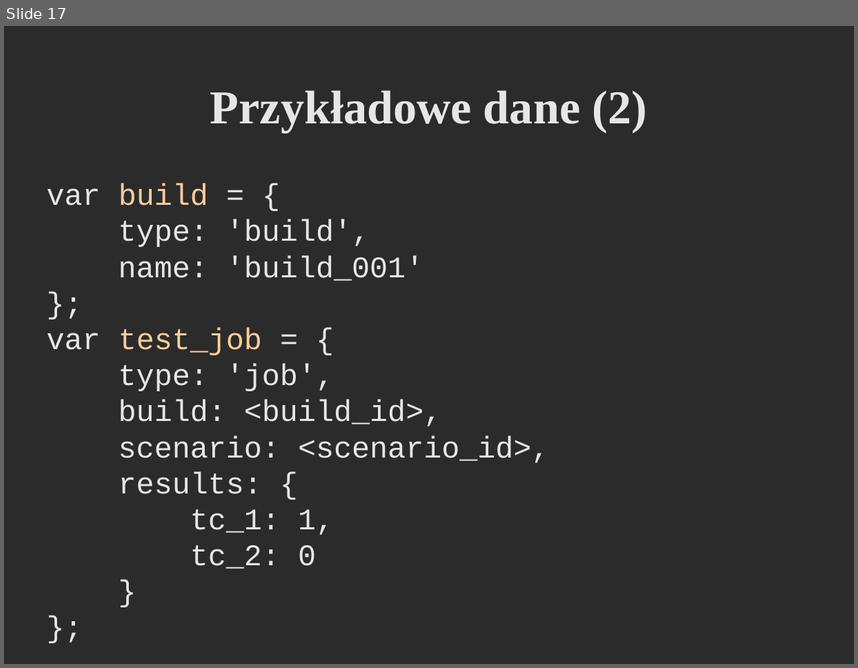
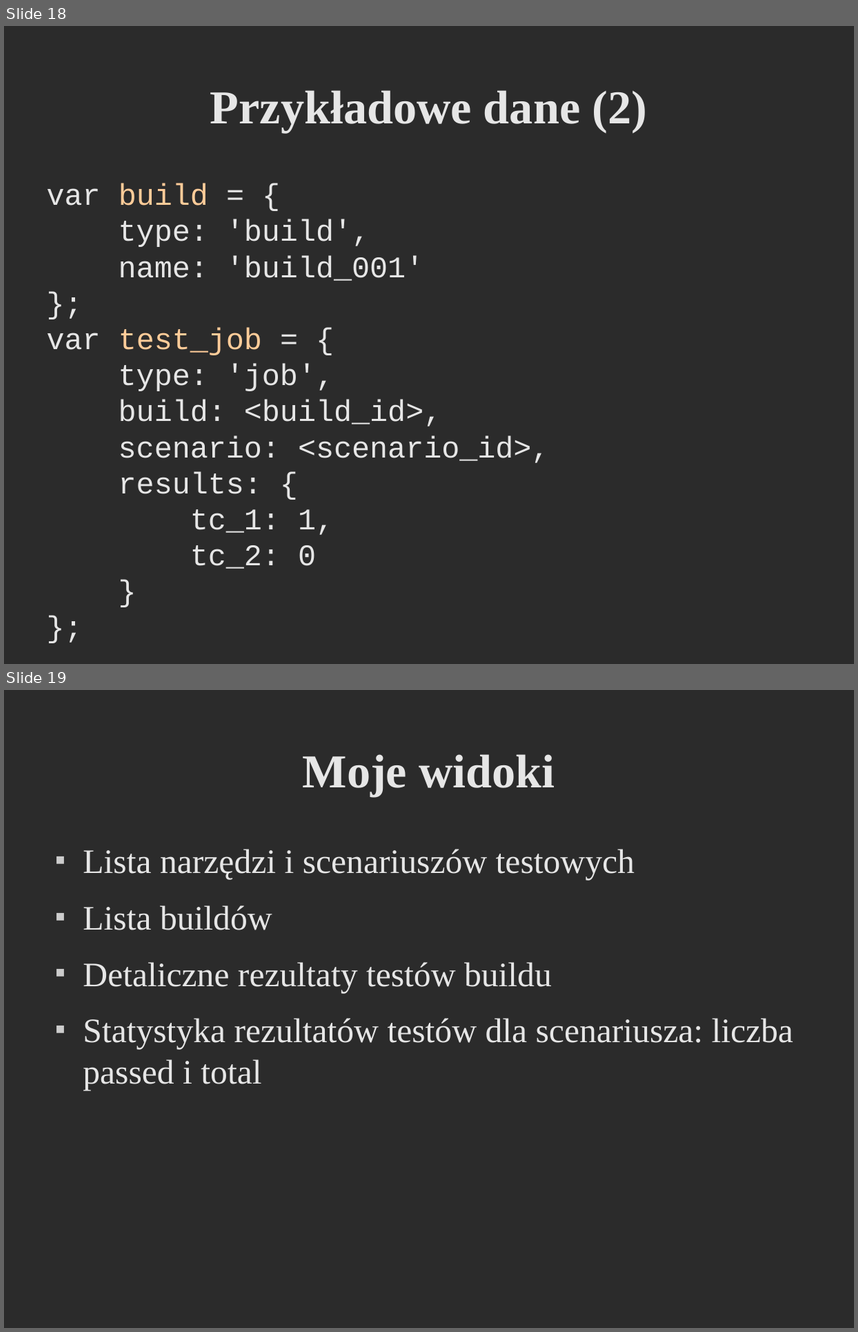
Before and after one commit to godfryd/checking-couchdb, a slide deck: checking-couchdb.odp. Shown one above the other, each under a label of ours: slide 17 before the commit, slides 18 and 19 after it. The pictures are 858x668 and 858x1332 pixels, drawn with LibreOffice and Linux fonts; fonts in the diff are those of the drawing; background and template pictures are left out; a plain dark background stands for a picture behind light text. Boxes give left, top, right and bottom in pixels: in the first picture for what was removed or moved away, otherwise in the second. Text is boxed around its words. In the diff, an @@ line names an element or a change of style, - is before the commit and + after.

```diff
--- a/checking-couchdb.odp
+++ b/checking-couchdb.odp
@@ slide 19 added at [4, 690, 854, 1328], background picture (left out) @@
@@ title added at [303, 754, 555, 796], 44 pt, text #E6E6E6, bold @@
+Moje widoki
@@ text added at [83, 849, 793, 1090], 32 pt, text #E6E6E6 @@
+■ Lista narzędzi i scenariuszów testowych
+■ Lista buildów
+■ Detaliczne rezultaty testów buildu
+■ Statystyka rezultatów testów dla scenariusza: liczba passed i total
@@ what was slide 17 is now slide 18 @@
```
Also in this commit, not shown: 9 slides changed, 5 other slides added, 5 slides removed.
